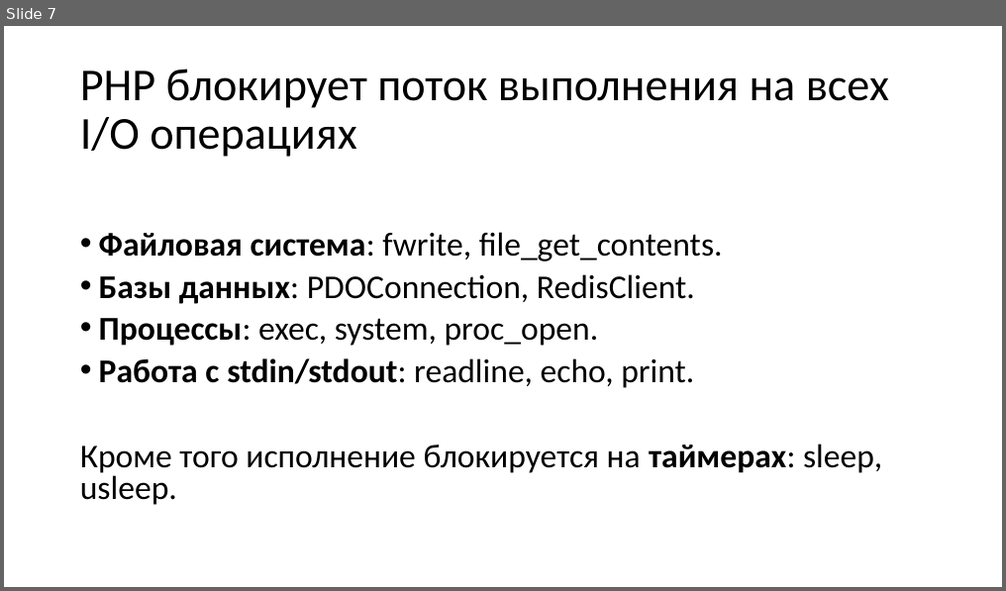
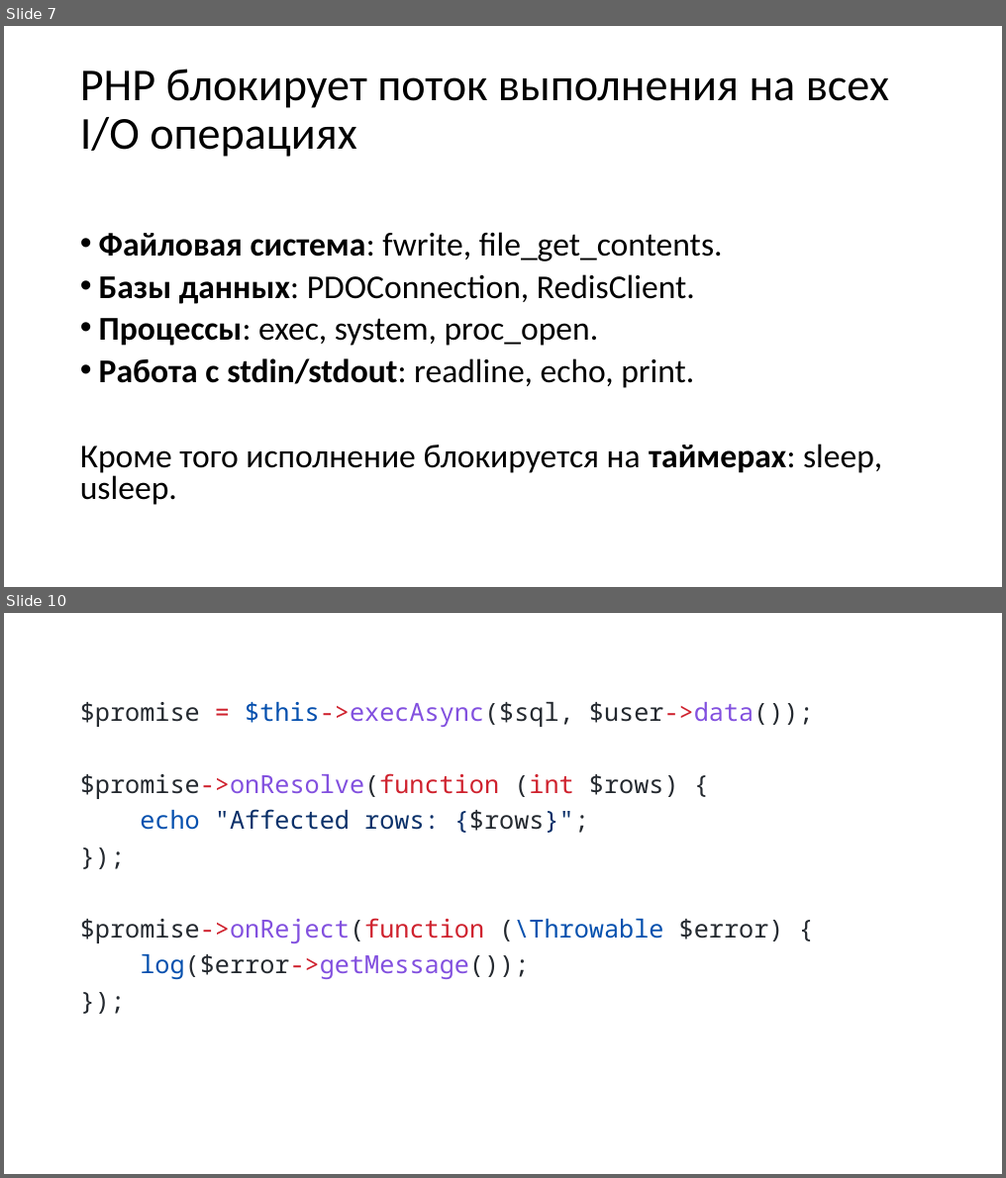
Before and after one commit to dmitrakovich/fibers, a slide deck: src/public/presentation.pptx. Shown one above the other, each under a label of ours: slide 7 before the commit, slides 7 and 10 after it; the slides between them are not shown. The pictures are 1006x591 and 1006x1178 pixels, drawn with LibreOffice and Linux fonts; fonts in the diff are those of the drawing. Boxes give left, top, right and bottom in pixels: in the first picture for what was removed or moved away, otherwise in the second. Text is boxed around its words. In the diff, an @@ line names an element or a change of style, - is before the commit and + after.

```diff
--- a/src/public/presentation.pptx
+++ b/src/public/presentation.pptx
@@ slide 10 added at (4,613,1002,1174), background #FFFFFF @@
@@ text added at (80,702,814,979), 24 pt, text #24292F @@
+$promise = $this->execAsync($sql, $user->data());
+$promise->onResolve(function (int $rows) {
+echo "Affected rows: {$rows}";
+});
+$promise->onReject(function (\Throwable $error) {
+log($error->getMessage());
+});
```
Also in this commit, not shown: 1 slide changed, 5 other slides added, 5 other files.
